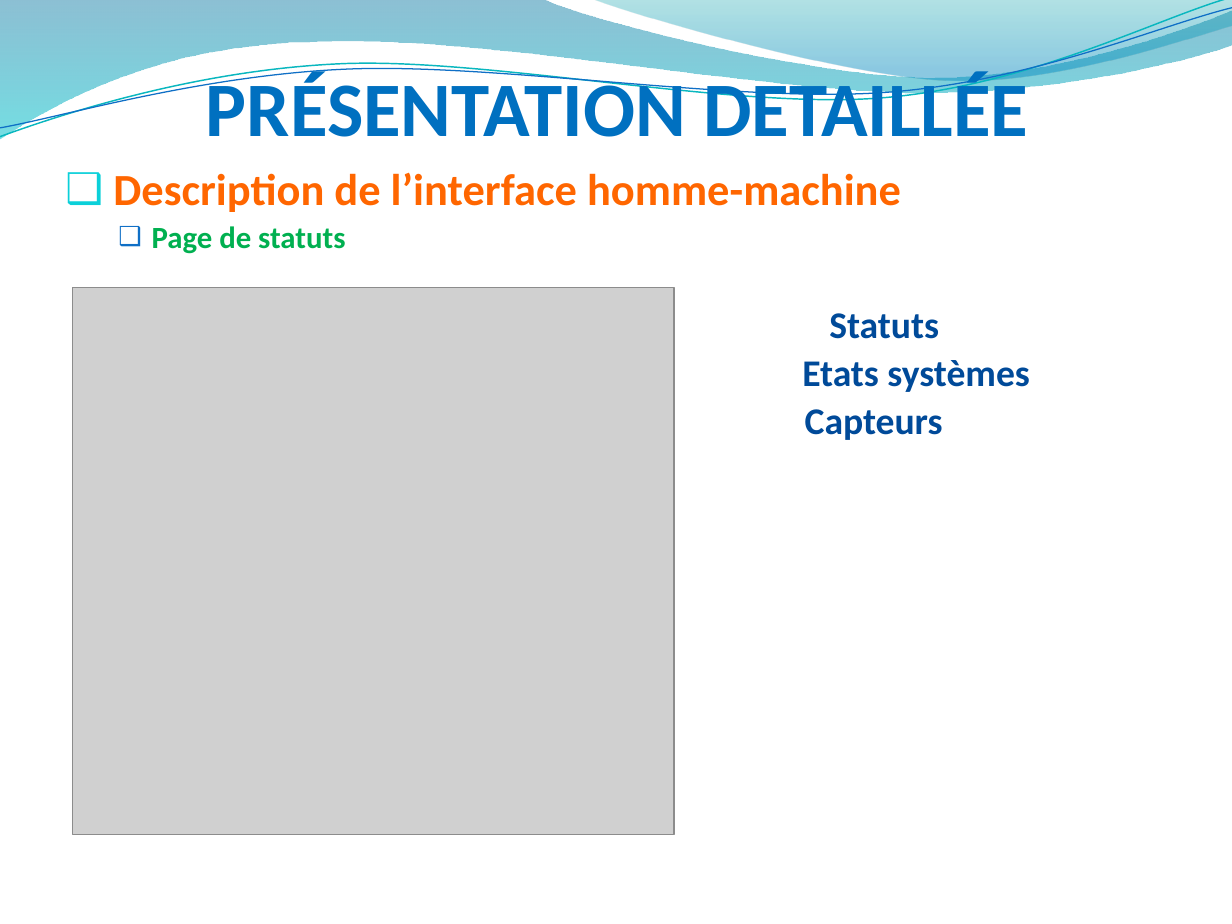
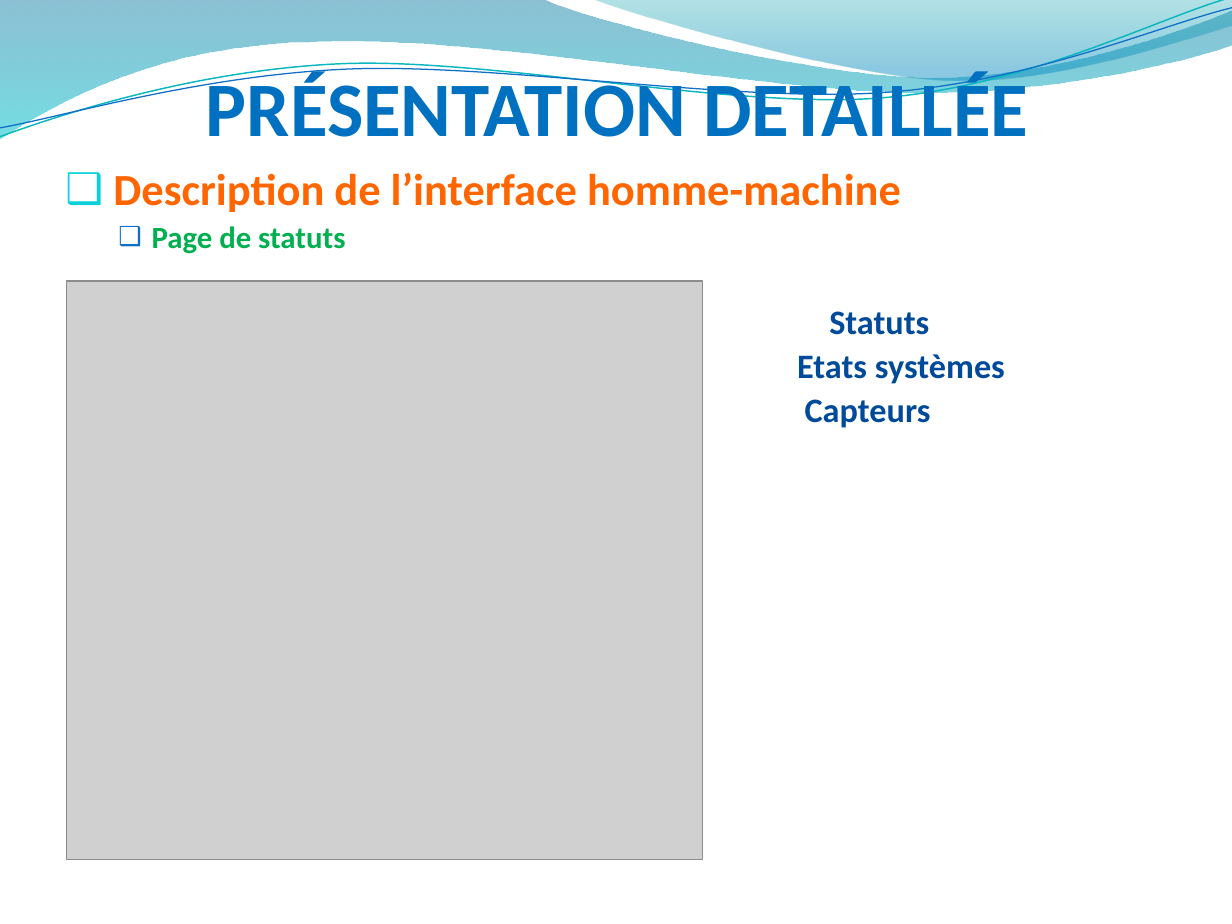
Before and after one commit to hardware/AscenseurPoissons, a slide deck: slide 22 of REVUES/REVUE ANALYSE/RevueAnalysePPT.pptx. Drawn at 1232x924 pixels with LibreOffice and Linux fonts; fonts in the diff are those of the drawing; grey boxes stand for pictures; background and template pictures are left out. Boxes give left, top, right and bottom in pixels: in the first picture for what was removed or moved away, otherwise in the second. Text is boxed around its words. In the diff, an @@ line names an element or a change of style, - is before the commit and + after.

```diff
--- a/REVUES/REVUE ANALYSE/RevueAnalysePPT.pptx
+++ b/REVUES/REVUE ANALYSE/RevueAnalysePPT.pptx
@@ picture: place and size @@
-picture at box(73, 287, 674, 834)
+picture at box(67, 281, 703, 860)
@@ text at box(797, 311, 1005, 428): size 22 to 20 pt in "Statuts", "Etats systèmes", "Capteurs" @@
```
Also in this commit, not shown: 13 other slides changed, 1 other file.
